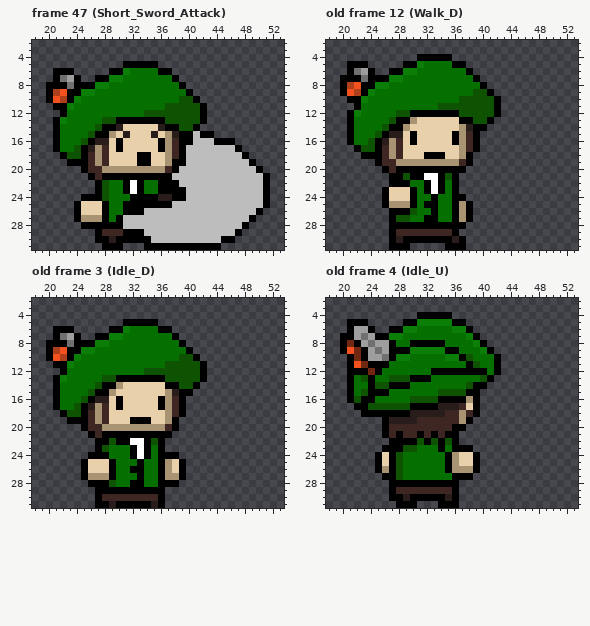
Two versions of one pixel-art file, Assets/Sprites/Aseprite/Bard.aseprite. Above is the file before it was changed.
64x32 pixels, 59 frames. Shown: frame 47 (Short_Sword_Attack): x 18..53, y 2..31; old frame 12 (Walk_D): x 18..53, y 2..31; old frame 3 (Idle_D): x 18..53, y 2..31; old frame 4 (Idle_U): x 18..53, y 2..31. The commit also changed other frames, which this record leaves out.
Now the later version:
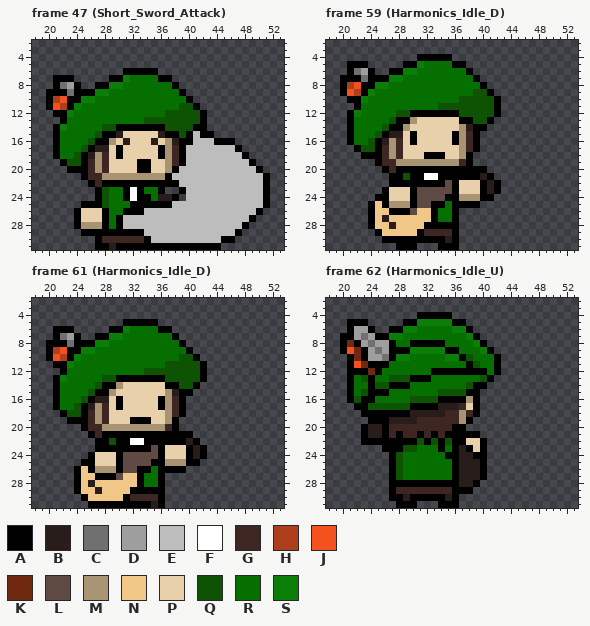
Palette (. is transparent): A #000000  B #291d1b  C #707070  D #9e9e9e  E #bdbdbd  F #ffffff  G #3e2723  H #ad3f1c  J #f4511e  K #702810  L #5f4b43  M #a89473  N #f1c788  P #e8d0aa  Q #0d5302  R #056f00  S #0a7e07
A new or re-ordered frame is compared with the old frame closest to it.
Commit: Finished Harmonics Animations
Change:
frames 59 -> 102
layer "Instrument" added
layer "Hands" added
frames re-ordered
--- frame 47 (Short_Sword_Attack), layers "Weapon", "Front"
@@ x 18..53 @@
  4 ....................................
- 5 .............AAAAA..................
- 6 ...AAA.....AASRRRRAA................
- 7 ...ACDA..AASSRRRRRRRA...............
- 8 ..AAACAAASSRRRRRRRRRRA..............
- 9 ..AHJAASSRRRRRRRRRRRRRA.............
-10 ..AJHASRRRRRRRRRRRRRRQQA............
-11 ...AASRRRRRRRRRRRRRQQQQQA...........
-12 ....ARRRRRRRRRRRQQQQQQQQA...........
-13 ...ASRRRRRQQAAAAAAAQQQQQA...........
-14 ...ARRRRRQAABPPPPPBAAQQA............
-15 ...ARRRRQAAMPBPPPBPMBAAEAA..........
-16 ...ARRRQABBPAPPPPPAMGAAEEEAAA.......
-17 ...ARRQABMGPAPPPPPAMGAEEEEEEEA......
-18 ....AQQAGMGPPPPAAPPMGAEEEEEEEEA.....
-19 .....AAAGMGPPPPAAPPMAAEEEEEEEEEA....
-20 .......AGGMMMMMMMMMGAEEEEEEEEEEEA...
-21 ........AGAAAAAAAAAAEEEEEEEEEEEEEA..
-22 .........AQRRAFARRAAAEEEEEEEEEEEEA..
-23 .........AQRRAFARRAAAAEEEEEEEEEEEA..
-24 .......AAAQRRRAAAABBAAEEEEEEEEEEEA..
-25 ......APPPARRAAAAAAAEEEEEEEEEEEEEA..
+ 5 ....................................
+ 6 .............AAAAA..................
+ 7 ...AAA.....AASRRRRAA................
+ 8 ...ACDA..AASSRRRRRRRA...............
+ 9 ..AAACAAASSRRRRRRRRRRA..............
+10 ..AHJAASSRRRRRRRRRRRRRA.............
+11 ..AJHASRRRRRRRRRRRRRRQQA............
+12 ...AASRRRRRRRRRRRRRQQQQQA...........
+13 ....ARRRRRRRRRRRQQQQQQQQA...........
+14 ...ASRRRRRQQAAAAAAAQQQQAA...........
+15 ...ARRRRRQAABPPPPPBAAQAEAA..........
+16 ...ARRRRQAAMPBPPPBPMBAAEEEAAA.......
+17 ...ARRRQABBPAPPPPPAMGAEEEEEEEA......
+18 ...ARRQABMGPAPPPPPAMGAEEEEEEEEA.....
+19 ....AQQAGMGPPPPAAPPMGAEEEEEEEEEA....
+20 .....AAAGMGPPPPAAPPMAEEEEEEEEEEEA...
+21 .......AGGMMMMMMMMMAEEEEEEEEEEEEEA..
+22 ........AGAAAAAAAAAAAEEEEEEEEEEEEA..
+23 .........AQRRAFARRA..AEEEEEEEEEEEA..
+24 .........AQRRAFAARBBA.EEEEEEEEEEEA..
+25 .......AAAQRRRAAAAAAEEEEEEEEEEEEEA..
 26 ......APPPARRAAAEEEEEEEEEEEEEEEEA...
-27 ......AMMMARAEEEEEEEEEEEEEEEEEEA....
-28 .......AAAAAAEEEEEEEEEEEEEEEEEA.....
-29 .........AGGGAAAEEEEEEEEEEEEEA......
-30 .........AABAAAAAEEEEEEEEEEAA.......
-31 ..........AAA...AAAAAAAAAAA.........
+27 ......APPPARAEEEEEEEEEEEEEEEEEEA....
+28 ......AMMMARAEEEEEEEEEEEEEEEEEA.....
+29 .......AAAAAAAAAEEEEEEEEEEEEEA......
+30 .........AGGGGGGAEEEEEEEEEEAA.......
+31 .........AABAAAAAAAAAAAAAAA.........
--- frame 59 (Harmonics_Idle_D) against old frame 12 (Walk_D), layers "Hands", "Instrument", "Front"
@@ x 22..44 @@
 19 ...AGGMMMMMMMMMGA......
-20 ....AGAAAAAAAAAA.......
-21 .....AAQAAFFAQA........
-22 .....AAARRAFARA........
-23 ....APPPARAFARA........
-24 ....APPPARRARRAA.......
-25 ....AMMMARAARRAMA......
-26 .....AAAQRRARRAMA......
-27 .....AQQRRAARRAMA......
-28 .....AAAAAAAAAAA.......
-29 .....AGGGGGGGGA........
-30 .....ABAAAAAAABA.......
-31 .....AAA.....AAA.......
+20 ....AGAAAAAAAAAAAAA....
+21 .....AAQAAFFAAAAAABA...
+22 .....AAAAAAAALAPPPABA..
+23 ....APPPALLLLLAPPPABA..
+24 ...AAPPPALLLLAAMMMAA...
+25 ..ANAMMMALLAARAAAA.....
+26 ..ANNAAALNNARRA........
+27 ..ANBNNNNNNARRA........
+28 ..ANNBNNNNAAAAA........
+29 ...ANNNNNAGGGGA........
+30 ....AAAAAAAAABA........
+31 ......AAA...AAA........
--- frame 61 (Harmonics_Idle_D) is new; against old frame 3 (Idle_D), layers "Hands", "Instrument", "Front"
@@ x 22..44 @@
 20 ...AGGMMMMMMMMMGA......
-21 ....AGAAAAAAAAAA.......
-22 .....AAQAAFFAQA........
-23 .....AQRRRAFARA........
-24 ....AAARRRAFARAAA......
-25 ...APPPARRRARRAMPA.....
-26 ...APPPARRAARRAMPA.....
-27 ...AMMMARRRARRAMMA.....
-28 ....AAAQRRAARRAAA......
-29 .....AAAAAAAAAA........
-30 .....AGGGGGGGGA........
-31 .....AABAAAAABA........
+21 ....AGAAAAAAAAAAAAA....
+22 .....AAQAAFFAAAAAABA...
+23 .....AAAAAAAALAPPPABA..
+24 ....APPPALLLLLAPPPABA..
+25 ...AAPPPALLLLAAMMMAA...
+26 ..ANAMMMALLAARAAAA.....
+27 ..ANNAAALNNARRA........
+28 ..ANBNNNNNNARRA........
+29 ..ANNBNNNNAAAAA........
+30 ...ANNNNNAGGGGA........
+31 ....AAAAAAAAABA........
--- frame 62 (Harmonics_Idle_U) is new; against old frame 4 (Idle_U), layers "Hands", "Instrument", "Back"
@@ x 21..42 @@
 18 ..AAAAAAABBBBBGGMGA...
-19 .....ABBBBGGGGGGMA....
-20 .....AGGGGGGGGGAA.....
-21 .....AGAGGAGAGAA......
-22 ......AAAAQAQAQA......
-23 .....AAAQQRRRARAAA....
-24 ....APAQRRRRRRAMPPA...
-25 ....APAQRRRRRRAMPPA...
-26 ....AMAQRRRRRRAMMMA...
-27 .....AAQRRRRRRRAAA....
-28 ......AAAAAAAAAA......
-29 ......AGGGGGGGGA......
+19 ...AAABBBBGGGGGGMA....
+20 ..ABBAGGGGGGGGGAA.....
+21 ..ABBAGAGGAGAGAAAAA...
+22 ..AAAAAAAAQAQAQAAPPA..
+23 .....AAAQQRRRARABAPA..
+24 ......AQRRRRRRAABBAA..
+25 ......AQRRRRRRRABBBA..
+26 ......AQRRRRRRRABBBA..
+27 ......AQRRRRRRRABBBA..
+28 ......AAAAAAAAAABBA...
+29 ......AGGGGGGGGAAA....
 30 ......AABAAAAABA......
Where, in picture pixels (left, top, right, bottom), the same in both pictures:
changed: (46, 61, 207, 250)
changed: (368, 166, 501, 250)
changed: (74, 431, 207, 508)
changed: (361, 417, 389, 480)
changed: (445, 431, 487, 494)
